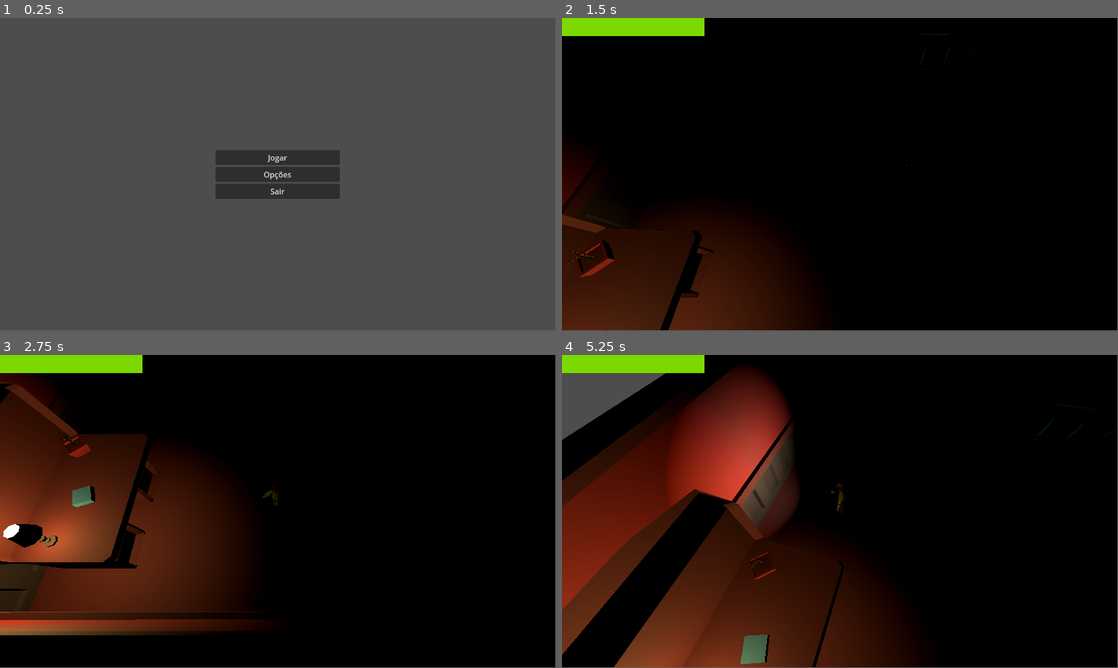
Above: before the commit, frames 1-4 (two rows, left to right).
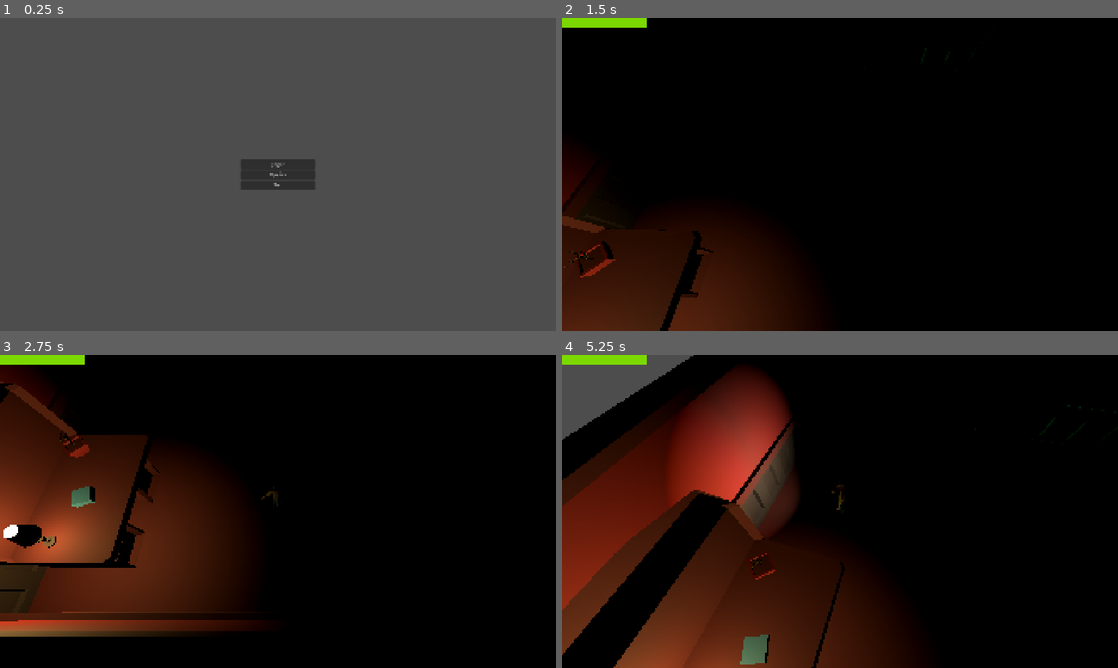
Above: after the commit, the same moments.

Repository: FellowshipOfTheGame/Hotel-Ponte-Negra
Game: Godot game, scene res://scenes/menus/menuPrincipal.tscn
Same seed, same stepped clock (60 frames per second), same inputs: the game is played once before the commit and once after it. Sound files missing from this copy of the repository are replaced by a short silence.
Inputs (mouse positions are in pixels of both pictures, inside the frame that each line leads up to):
- Up to frame 1 (0.25 s): no input
- Up to frame 2 (1.5 s): click "Jogar" at 0.5 s; tap Enter at 1.25 s; move the mouse to (962, 158) at 1.27 s; hold D (movimento_direita) from 1.28 s (still down); hold Ctrl (agachar) from 1.28 s (still down); click (962, 158) at 1.42 s
- Up to frame 3 (2.75 s): move the mouse to (166, 527) at 2.02 s; release D (movimento_direita) at 2.03 s; release Ctrl (agachar) at 2.03 s; hold S (movimento_tras) from 2.03 s (still down); tap Shift (correr) at 2.1 s
- Up to frame 4 (5.25 s): move the mouse to (895, 442) at 2.77 s; release S (movimento_tras) at 2.78 s; hold D (movimento_direita) 2.78-3.53 s; hold E (interacao) 2.78-3.53 s; move the mouse to (812, 574) at 3.52 s; hold W (movimento_frente) 3.53-4.28 s; tap F (lanterna) at 3.6 s; click (812, 574) at 3.67 s; move the mouse to (1006, 558) at 4.27 s; hold 1 4.28-5.03 s; hold A (movimento_esquerda) from 4.28 s (still down); move the mouse to (673, 464) at 5.02 s; tap 2 at 5.1 s
The window is 799x449 before the commit and 800x450 after it. Grey fills any space a smaller window leaves; there, only what the larger window draws over its background counts as a difference.

The runs differ from the first frame. In frame 1, 2.2% of the frame differs, in the area x 38-62%, y 42-58%; in frame 2, 1.3%; in frame 3, 1.8%; in frame 4, 1.7%.

Commit message:
Corrigi o overlay de morte

Diff:
--- a/project.godot
+++ b/project.godot
@@ -18,6 +18,15 @@
 
 GameState="*res://scripts/game_state.gd"
 EventBus="*res://scripts/EventBus.gd"
+
+[display]
+
+window/size/viewport_width=1920
+window/size/viewport_height=1080
+window/size/window_width_override=1280
+window/size/window_height_override=720
+window/stretch/mode="canvas_items"
+window/stretch/aspect="expand"
 
 [file_customization]
 
--- a/scenes/ui/blood_overlay.tscn
+++ b/scenes/ui/blood_overlay.tscn
@@ -6,8 +6,13 @@
 
 [node name="TextureRect" type="TextureRect" parent="."]
 modulate = Color(1, 1, 1, 0.5254902)
-offset_right = 1152.0
-offset_bottom = 648.0
+anchors_preset = 15
+anchor_right = 1.0
+anchor_bottom = 1.0
+grow_horizontal = 2
+grow_vertical = 2
+size_flags_horizontal = 3
+size_flags_vertical = 3
 mouse_filter = 2
 texture = ExtResource("1_abfth")
 expand_mode = 1
